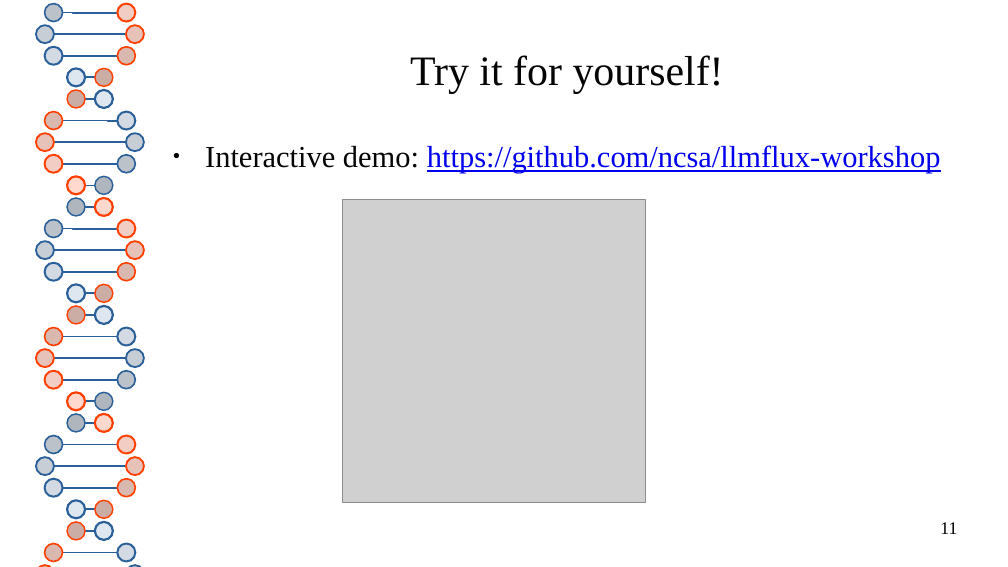
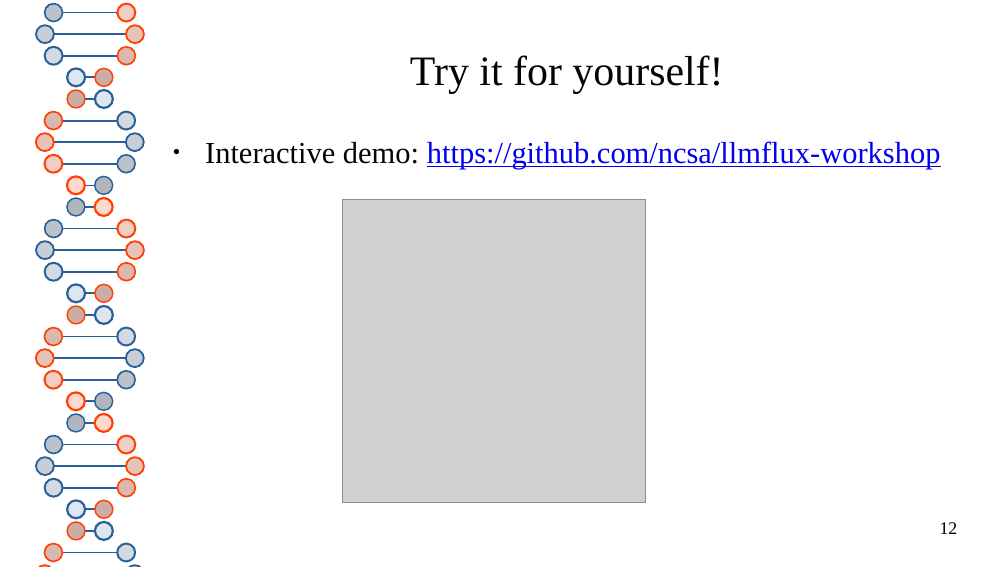
Before and after one commit to ncsa/llmflux-workshop, a slide deck: slide 12 of presenter/slides.pptx (slide 11 before the commit). Drawn at 1008x567 pixels with LibreOffice and Linux fonts; fonts in the diff are those of the drawing; grey boxes stand for pictures. Boxes give left, top, right and bottom in pixels: in the first picture for what was removed or moved away, otherwise in the second. Text is boxed around its words. In the diff, an @@ line names an element or a change of style, - is before the commit and + after.

```diff
--- a/presenter/slides.pptx
+++ b/presenter/slides.pptx
@@ text "Interactive demo: https://github.com/ncsa/llmflux-workshop" at (x1=205, y1=141, x2=941, y2=169): line spacing 1 to 0.9 @@
@@ page number at (x1=940, y1=522, x2=958, y2=534): text changed @@
-11
+12
```
Also in this commit, not shown: 10 other slides changed, 1 slide added, 1 other file.
